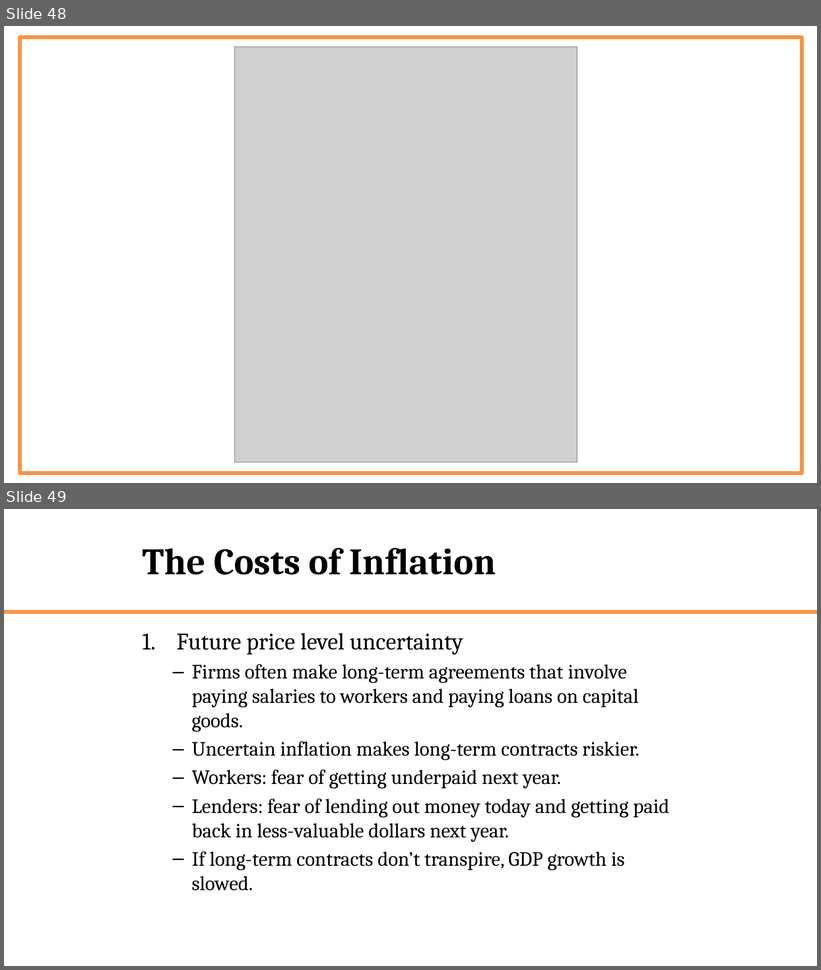
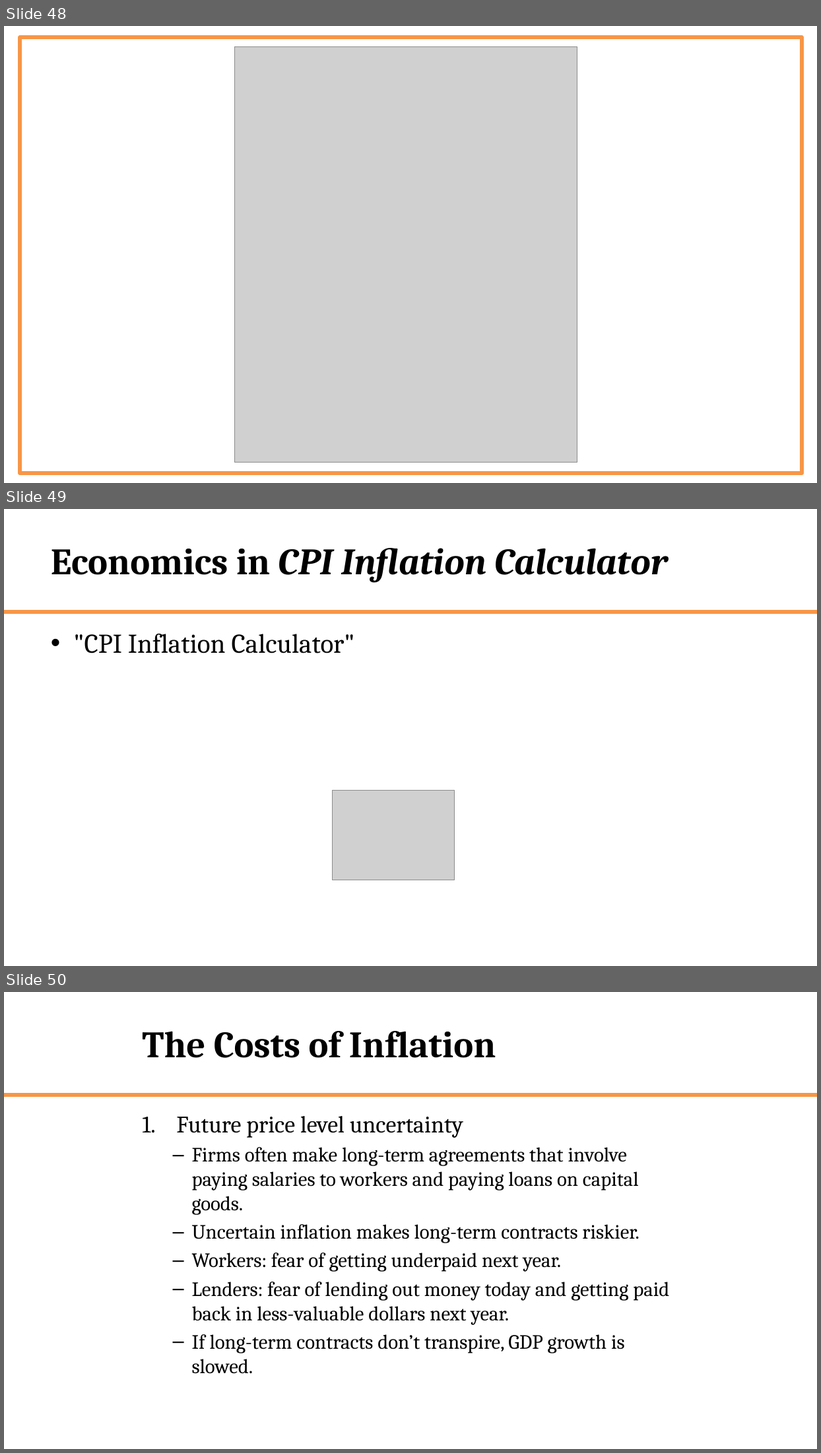
Before and after one commit to akademiekonometri/akademi-ekonometri-academic, a slide deck: static/repo/akek/courses/economics/Economics - Week 9 (Kara).pptx. Shown one above the other, each under a label of ours: slides 48 and 49 before the commit, slides 48, 49 and 50 after it. The pictures are 821x970 and 821x1453 pixels, drawn with LibreOffice and Linux fonts; fonts in the diff are those of the drawing; grey boxes stand for pictures. Boxes give left, top, right and bottom in pixels: in the first picture for what was removed or moved away, otherwise in the second. Text is boxed around its words. In the diff, an @@ line names an element or a change of style, - is before the commit and + after.

```diff
--- a/static/repo/akek/courses/economics/Economics - Week 9 (Kara).pptx
+++ b/static/repo/akek/courses/economics/Economics - Week 9 (Kara).pptx
@@ slide 49 added at (4, 509, 817, 966), background #FFFFFF; not listed: 1 template element that a slide beside it also shows @@
@@ title added at (51, 548, 668, 582), 44 pt, text #000000, bold, italic @@
+Economics in CPI Inflation Calculator
@@ text added at (73, 634, 355, 654), 32 pt, text #000000 @@
+• "CPI Inflation Calculator"
@@ picture added at (332, 791, 454, 881) @@
@@ what was slide 49 is now slide 50 @@
```
Also in this commit, not shown: 14 other files.
